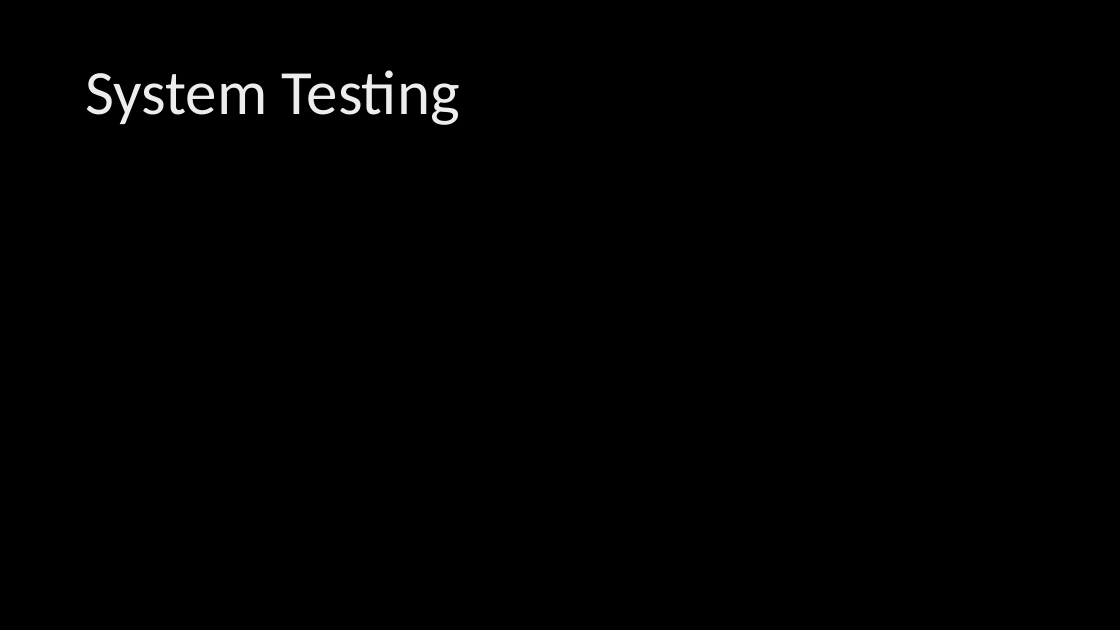
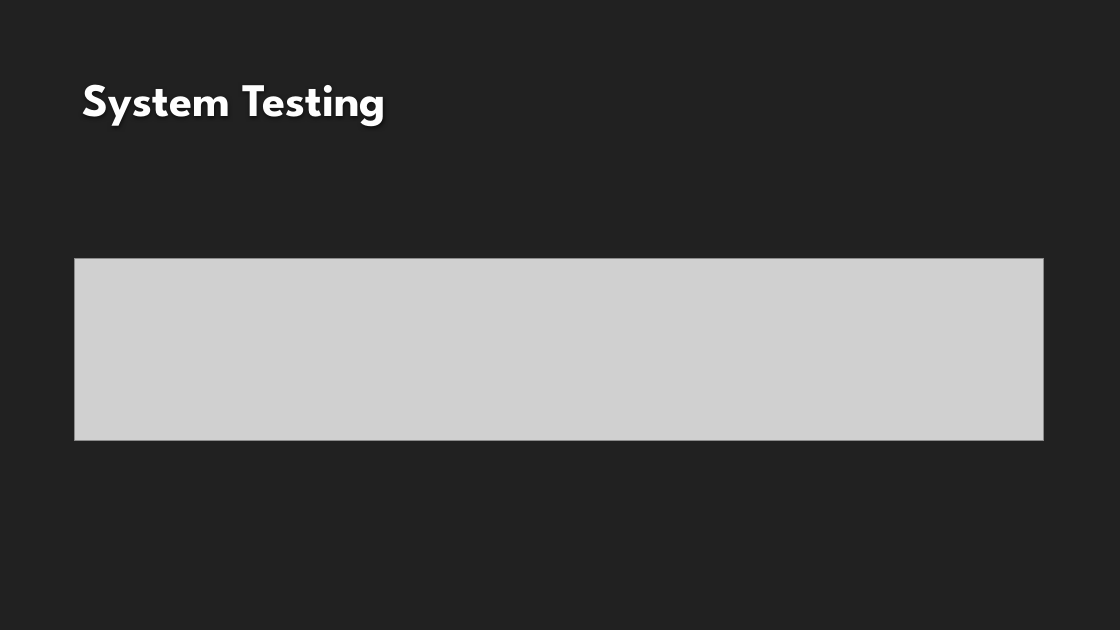
Before and after one commit to HalfMomentum/Belleza, a slide deck: slide 14 of Documentation/BELLZA WEBAPP.pptx (slide 13 before the commit). Drawn at 1120x630 pixels with LibreOffice and Linux fonts; fonts in the diff are those of the drawing; grey boxes stand for pictures; background and template pictures are left out. Boxes give left, top, right and bottom in pixels: in the first picture for what was removed or moved away, otherwise in the second. Text is boxed around its words. In the diff, an @@ line names an element or a change of style, - is before the commit and + after.

```diff
--- a/Documentation/BELLZA WEBAPP.pptx
+++ b/Documentation/BELLZA WEBAPP.pptx
@@ background picture (left out) to #212121 @@
@@ title "System Testing": place and size @@
-title "System Testing" at (85,70,460,125)
+title "System Testing" at (83,84,387,126)
@@ title "System Testing" at (83,84,387,126): size 54 to 40 pt, font Calibri to League Spartan, text colour gradient #BFBFBF to #EDEDED to #FFFFFF to #FEFEFE, bold on; line spacing 0.9 to 1; vertical alignment middle to bottom @@
@@ picture added at (75,258,1044,440) @@
```
Also in this commit, not shown: 15 other slides changed, 5 slides added, 6 slides removed, 6 other files.
